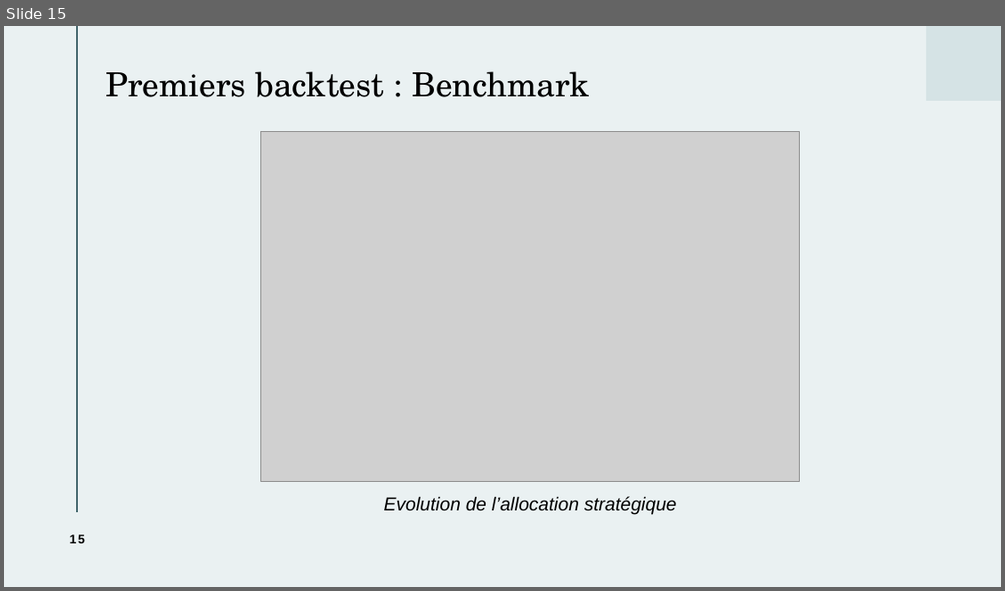
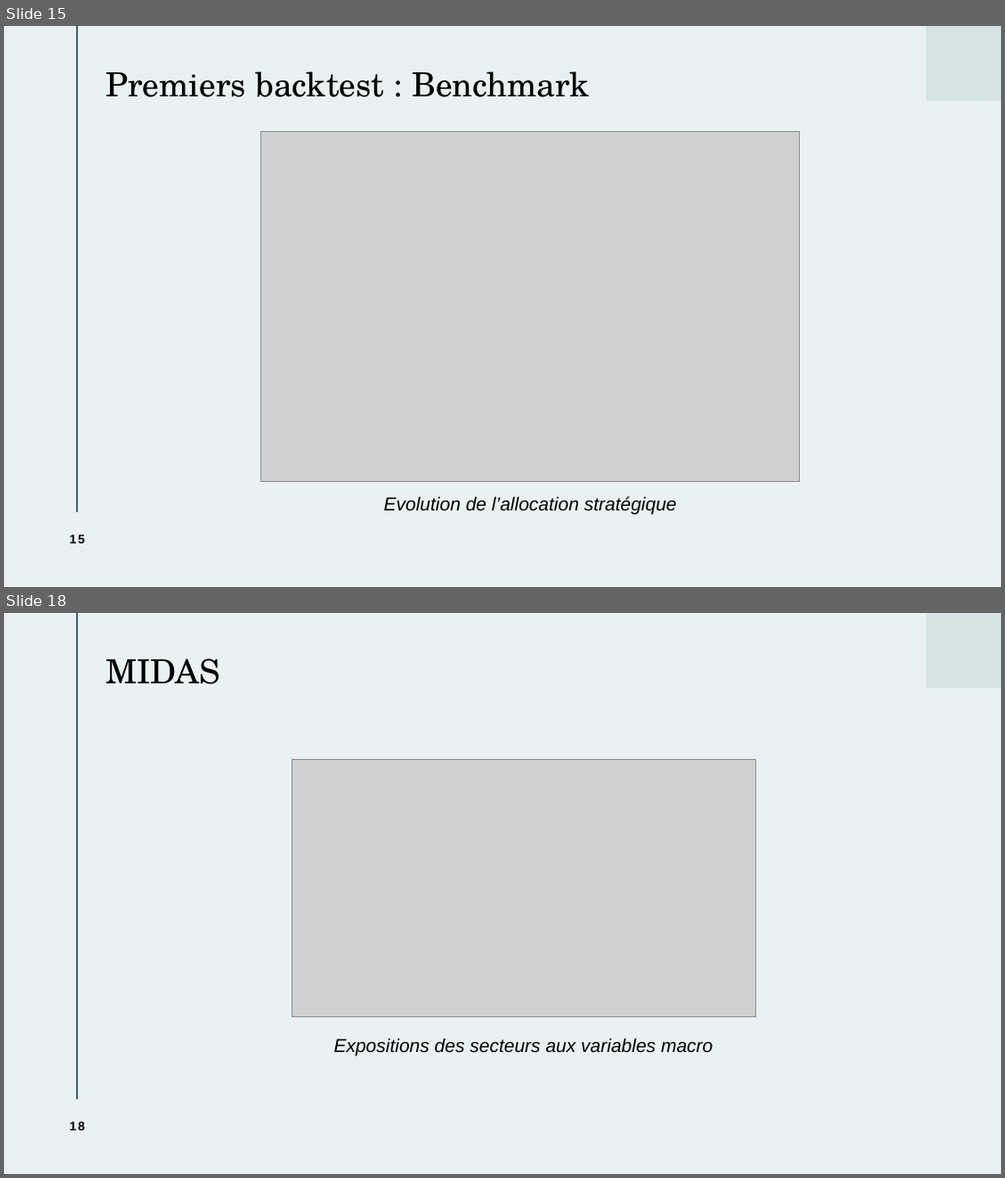
Before and after one commit to baptistedfr/Cross-Assets-Solutions, a slide deck: Solution d'investissement présentation.pptx. Shown one above the other, each under a label of ours: slide 15 before the commit, slides 15 and 18 after it; the slides between them are not shown. The pictures are 1005x591 and 1005x1178 pixels, drawn with LibreOffice and Linux fonts; fonts in the diff are those of the drawing; grey boxes stand for pictures. Boxes give left, top, right and bottom in pixels: in the first picture for what was removed or moved away, otherwise in the second. Text is boxed around its words. In the diff, an @@ line names an element or a change of style, - is before the commit and + after.

```diff
--- a/Solution d'investissement présentation.pptx
+++ b/Solution d'investissement présentation.pptx
@@ slide 18 added at (4, 613, 1001, 1174), background #EAF1F2; not listed: 2 template elements that a slide beside it also shows @@
@@ title added at (105, 658, 220, 684), 32 pt, text #000000 @@
+MIDAS
@@ picture added at (291, 759, 755, 1017) @@
@@ text added at (334, 1038, 712, 1055), 18 pt, text #000000, italic @@
+Expositions des secteurs aux variables macro
@@ page number added at (70, 1121, 85, 1130), 12 pt, text #000000, bold @@
+18
```
Also in this commit, not shown: 4 other slides added.
